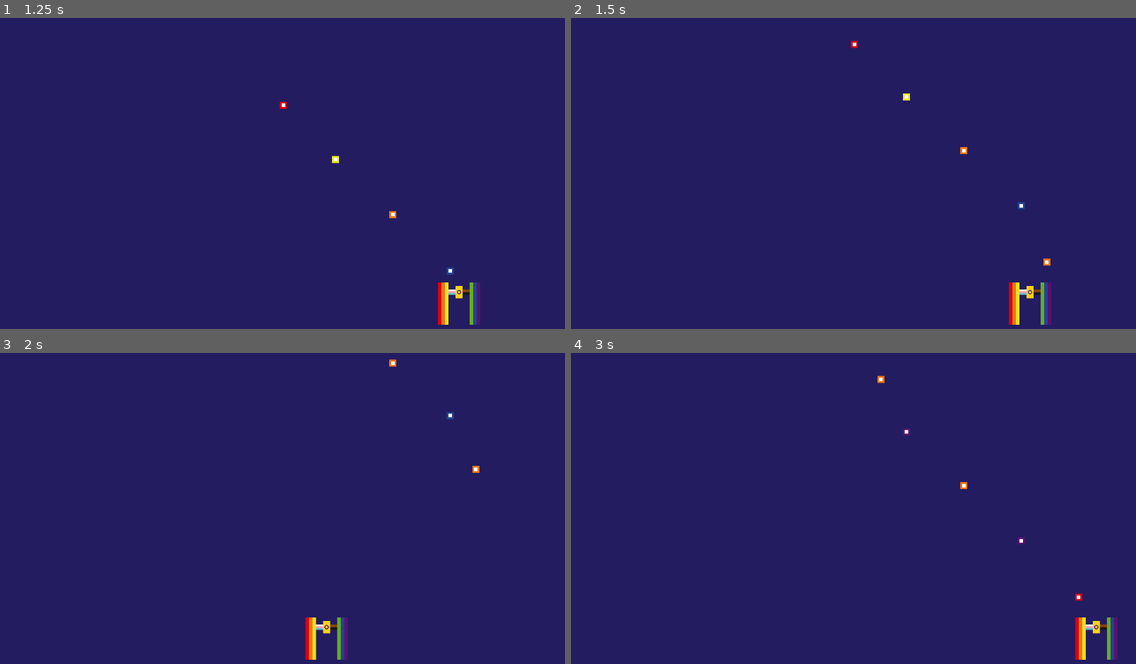
Above: before the commit, frames 1-4 (two rows, left to right).
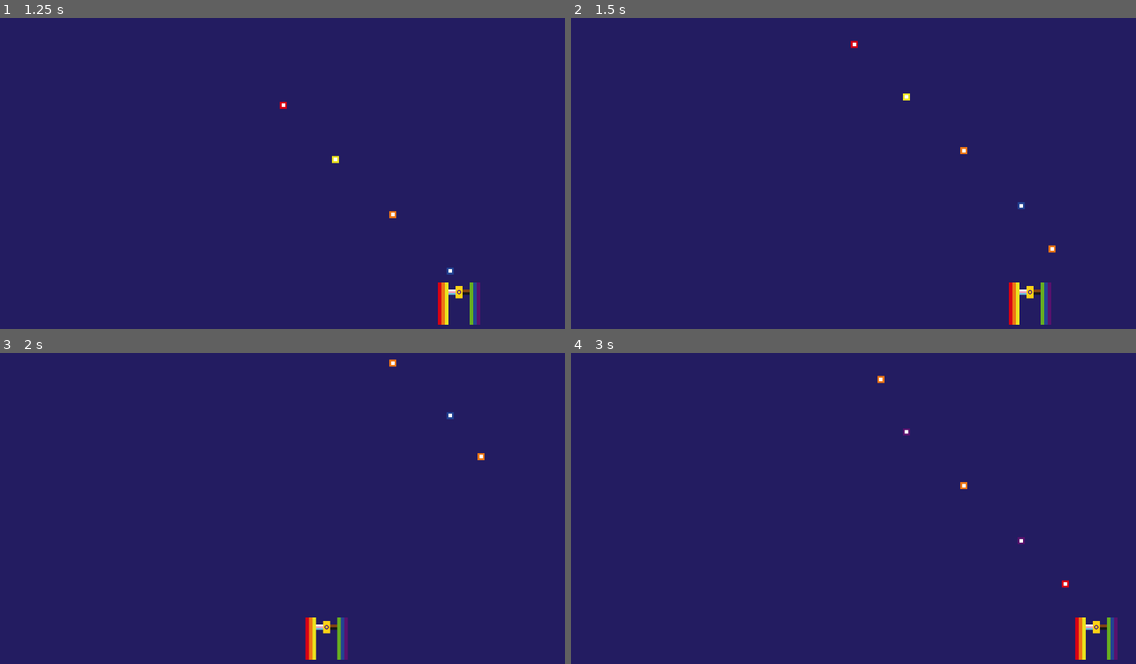
Above: after the commit, the same moments.

Repository: yndajas/qgjam-2023
Game: Godot game, scene res://main.tscn
Two runs of this game, one before a commit and one after it. Both use one fixed random seed, a clock stepped at 60 frames per second and the inputs below. The project has no main scene, so this scene is started directly.
Inputs:
- Up to frame 1 (1.25 s): tap Enter at 0.5 s; hold Right (move_right) from 0.53 s (still down); hold Space (fire) from 0.53 s (still down)
- Up to frame 2 (1.5 s): release Right (move_right) at 1.28 s; release Space (fire) at 1.28 s; hold Left (move_left) from 1.28 s (still down); tap Space (fire) at 1.35 s
- Up to frame 3 (2 s): keep holding Left (move_left)
- Up to frame 4 (3 s): release Left (move_left) at 2.03 s; hold Space (fire) 2.03-2.78 s; hold Right (move_right) from 2.03 s (still down); tap Space (fire) at 2.85 s

Frame 1 is identical in both runs. In frame 2, less than 0.1% of the frame differs, in the area x 83-86%, y 73-80%; in frame 3, less than 0.1%; in frame 4, less than 0.1%.

Commit message:
Allow quicker fire by tapping input
Reset cooldown when the fire action is released

Diff:
--- a/scripts/player.gd
+++ b/scripts/player.gd
@@ -24,6 +24,9 @@
 	bullet_cooldown -= delta
 	if Input.is_action_pressed("fire") && bullet_cooldown <= 0:
 		fire()
+
+	if Input.is_action_just_released("fire"):
+		bullet_cooldown = 0
 
 func fire() -> void:
 	var bullet: RigidBody2D = bullet_scene.instantiate()
